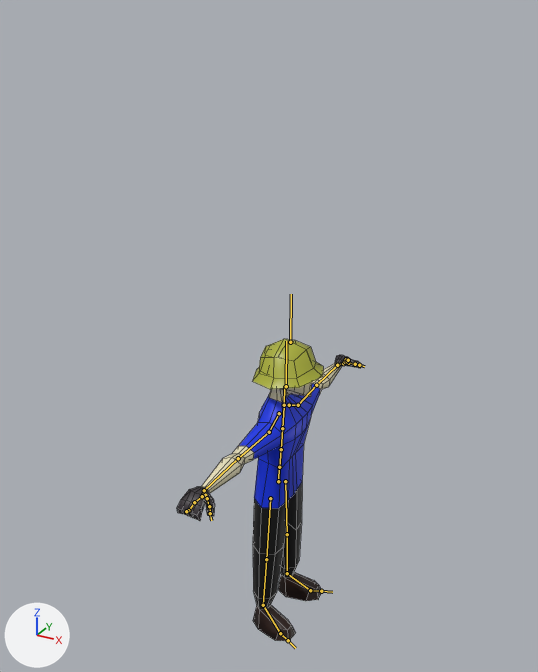
The Blender file assets/models/main_character/maincharacter.blend as it was, and as the next commit left it.
One viewpoint serves both versions: a 50 mm camera at (19.1, -37.1, 20.4) aimed at (-1.4, 0.2, 1.8). Arrows for +X, +Y and +Z are at lower left; the lights stay in place. The bones that bend it are drawn over the model as lines. Mesh edges are drawn as thin lines.

The first picture shows '1'.
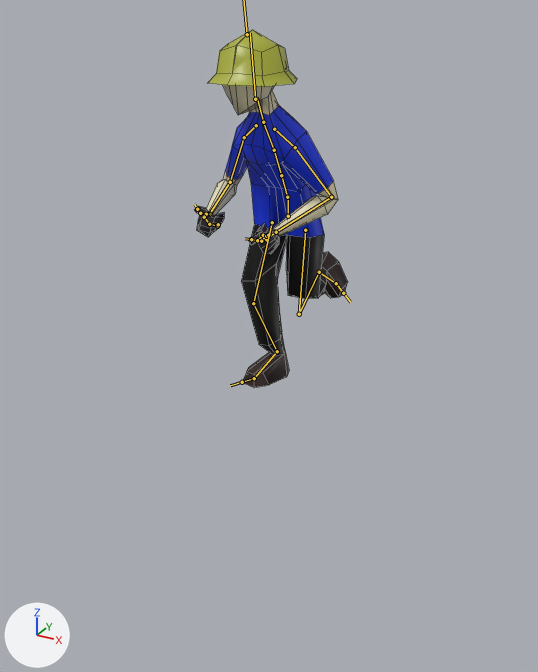
The newer file adds an action. The first version stands in its rest pose; the second is drawn at frame 20 of the action 'Run'.

Where the change shows, as pixel boxes [x1, y1, x2, y2] in the pictures (538 x 672 px):
'1', posed (16% narrower, 18% taller): before [177, 339, 361, 641]; after [194, 30, 348, 387]
bone 'mixamorig:Hips', root to tip: before (278, 481) to (279, 466); after (288, 216) to (288, 195)
bone 'mixamorig:Spine', root to tip: before (279, 467) to (281, 449); after (287, 197) to (281, 175)
bone 'mixamorig:Spine1', root to tip: before (281, 449) to (282, 428); after (281, 175) to (274, 150)
bone 'mixamorig:Spine2', root to tip: before (282, 428) to (284, 406); after (274, 150) to (264, 124)
bone 'mixamorig:Neck', root to tip: before (284, 405) to (284, 386); after (263, 122) to (257, 97)
bone 'mixamorig:Head', root to tip: before (286, 386) to (286, 341); after (255, 99) to (250, 33)
bone 'mixamorig:LeftShoulder', root to tip: before (289, 405) to (298, 405); after (274, 129) to (295, 147)
bone 'mixamorig:LeftArm', root to tip: before (298, 405) to (316, 385); after (295, 147) to (331, 197)
bone 'mixamorig:LeftForeArm', root to tip: before (316, 385) to (337, 365); after (331, 197) to (276, 232)
bone 'mixamorig:LeftHand', root to tip: before (337, 365) to (343, 363); after (276, 232) to (267, 238)
bone 'mixamorig:LeftHandThumb2', root to tip: before (348, 363) to (355, 364); after (263, 235) to (257, 240)
bone 'mixamorig:LeftHandThumb3', root to tip: before (355, 364) to (359, 365); after (257, 240) to (251, 239)
bone 'mixamorig:LeftHandIndex1', root to tip: before (345, 362) to (346, 359); after (266, 239) to (261, 241)
bone 'mixamorig:LeftHandIndex2', root to tip: before (346, 359) to (347, 361); after (261, 241) to (266, 235)
bone 'mixamorig:RightShoulder', root to tip: before (279, 413) to (269, 432); after (256, 125) to (244, 137)
bone 'mixamorig:RightArm', root to tip: before (269, 432) to (238, 458); after (244, 137) to (230, 182)
bone 'mixamorig:RightForeArm', root to tip: before (238, 458) to (204, 490); after (230, 182) to (209, 214)
bone 'mixamorig:RightHand', root to tip: before (204, 490) to (202, 496); after (209, 214) to (205, 217)
bone 'mixamorig:RightHandThumb2', root to tip: before (207, 498) to (209, 506); after (206, 214) to (200, 213)
bone 'mixamorig:RightHandThumb3', root to tip: before (209, 506) to (210, 513); after (200, 213) to (198, 209)
bone 'mixamorig:RightHandIndex1', root to tip: before (202, 496) to (194, 502); after (204, 217) to (209, 224)
bone 'mixamorig:RightHandIndex2', root to tip: before (194, 502) to (188, 511); after (209, 224) to (217, 226)
bone 'mixamorig:RightHandIndex3', root to tip: before (188, 510) to (186, 511); after (217, 226) to (217, 225)
bone 'mixamorig:LeftUpLeg', root to tip: before (285, 481) to (287, 534); after (305, 230) to (299, 314)
bone 'mixamorig:LeftLeg', root to tip: before (287, 534) to (287, 573); after (299, 314) to (319, 272)
bone 'mixamorig:LeftFoot', root to tip: before (287, 573) to (310, 590); after (319, 272) to (336, 283)
bone 'mixamorig:RightUpLeg', root to tip: before (270, 498) to (266, 559); after (272, 222) to (253, 303)
bone 'mixamorig:RightLeg', root to tip: before (266, 559) to (263, 605); after (253, 303) to (277, 351)
bone 'mixamorig:RightFoot', root to tip: before (263, 605) to (280, 633); after (277, 351) to (254, 378)

The edits, one by one:
Bone 'mixamorig:Hips' (bone_mixamorig_hips) moves from (0.0, 0.0, 0.0) to (-7.0, 1825.0, 53.0).
Bone 'mixamorig:Hips' (bone_mixamorig_hips) turns from (0, 0, 0) to (-73, -95, 82) degrees about its own x, y and z.
Bone 'mixamorig:Spine' (bone_mixamorig_spine) turns from (0, 0, 0) to (10, -6, 6) degrees about its own x, y and z.
Bone 'mixamorig:Spine1' (bone_mixamorig_spine1) turns from (0, 0, 0) to (2, -3, 0) degrees about its own x, y and z.
Bone 'mixamorig:Spine2' (bone_mixamorig_spine2) turns from (0, 0, 0) to (5, -3, 0) degrees about its own x, y and z.
Bone 'mixamorig:Neck' (bone_mixamorig_neck) turns from (0, 0, 0) to (-4, 2, -1) degrees about its own x, y and z.
Bone 'mixamorig:Head' (bone_mixamorig_head) turns from (0, 0, 0) to (-13, 10, -3) degrees about its own x, y and z.
Bone 'mixamorig:LeftShoulder' (bone_mixamorig_leftshoulder) turns from (0, 0, 0) to (10, 2, 4) degrees about its own x, y and z.
Bone 'mixamorig:LeftArm' (bone_mixamorig_leftarm) turns from (0, 0, 0) to (57, 17, 2) degrees about its own x, y and z.
Bone 'mixamorig:LeftForeArm' (bone_mixamorig_leftforearm) turns from (0, 0, 0) to (10, -14, 96) degrees about its own x, y and z.
Bone 'mixamorig:LeftHand' (bone_mixamorig_lefthand) turns from (0, 0, 0) to (-15, -2, -21) degrees about its own x, y and z.
Bone 'mixamorig:LeftHandThumb2' (bone_mixamorig_lefthandthumb2) turns from (0, 0, 0) to (-38, 7, -24) degrees about its own x, y and z.
Bone 'mixamorig:LeftHandThumb3' (bone_mixamorig_lefthandthumb3) turns from (0, 0, 0) to (-1, 20, 39) degrees about its own x, y and z.
Bone 'mixamorig:LeftHandIndex1' (bone_mixamorig_lefthandindex1) turns from (0, 0, 0) to (81, 17, 19) degrees about its own x, y and z.
Bone 'mixamorig:LeftHandIndex2' (bone_mixamorig_lefthandindex2) turns from (0, 0, 0) to (35, -1, -14) degrees about its own x, y and z.
Bone 'mixamorig:RightShoulder' (bone_mixamorig_rightshoulder) turns from (0, 0, 0) to (11, -3, -5) degrees about its own x, y and z.
Bone 'mixamorig:RightArm' (bone_mixamorig_rightarm) turns from (0, 0, 0) to (46, -5, -14) degrees about its own x, y and z.
Bone 'mixamorig:RightForeArm' (bone_mixamorig_rightforearm) turns from (0, 0, 0) to (8, 11, -94) degrees about its own x, y and z.
Bone 'mixamorig:RightHand' (bone_mixamorig_righthand) turns from (0, 0, 0) to (-7, -13, 14) degrees about its own x, y and z.
Bone 'mixamorig:RightHandThumb2' (bone_mixamorig_righthandthumb2) turns from (0, 0, 0) to (-36, -3, 16) degrees about its own x, y and z.
Bone 'mixamorig:RightHandThumb3' (bone_mixamorig_righthandthumb3) turns from (0, 0, 0) to (-26, -14, -20) degrees about its own x, y and z.
Bone 'mixamorig:RightHandIndex1' (bone_mixamorig_righthandindex1) turns from (0, 0, 0) to (56, -1, -35) degrees about its own x, y and z.
Bone 'mixamorig:RightHandIndex2' (bone_mixamorig_righthandindex2) turns from (0, 0, 0) to (49, -1, 9) degrees about its own x, y and z.
Bone 'mixamorig:RightHandIndex3' (bone_mixamorig_righthandindex3) turns from (0, 0, 0) to (109, -12, -3) degrees about its own x, y and z.
Bone 'mixamorig:LeftUpLeg' (bone_mixamorig_leftupleg) turns from (0, 0, 0) to (23, -8, -1) degrees about its own x, y and z.
Bone 'mixamorig:LeftLeg' (bone_mixamorig_leftleg) turns from (0, 0, 0) to (-124, 3, 5) degrees about its own x, y and z.
Bone 'mixamorig:LeftFoot' (bone_mixamorig_leftfoot) turns from (0, 0, 0) to (6, -5, -3) degrees about its own x, y and z.
Bone 'mixamorig:RightUpLeg' (bone_mixamorig_rightupleg) turns from (0, 0, 0) to (39, 6, 16) degrees about its own x, y and z.
Bone 'mixamorig:RightLeg' (bone_mixamorig_rightleg) turns from (0, 0, 0) to (-51, 1, 4) degrees about its own x, y and z.
Bone 'mixamorig:RightFoot' (bone_mixamorig_rightfoot) turns from (0, 0, 0) to (26, -6, -7) degrees about its own x, y and z.
